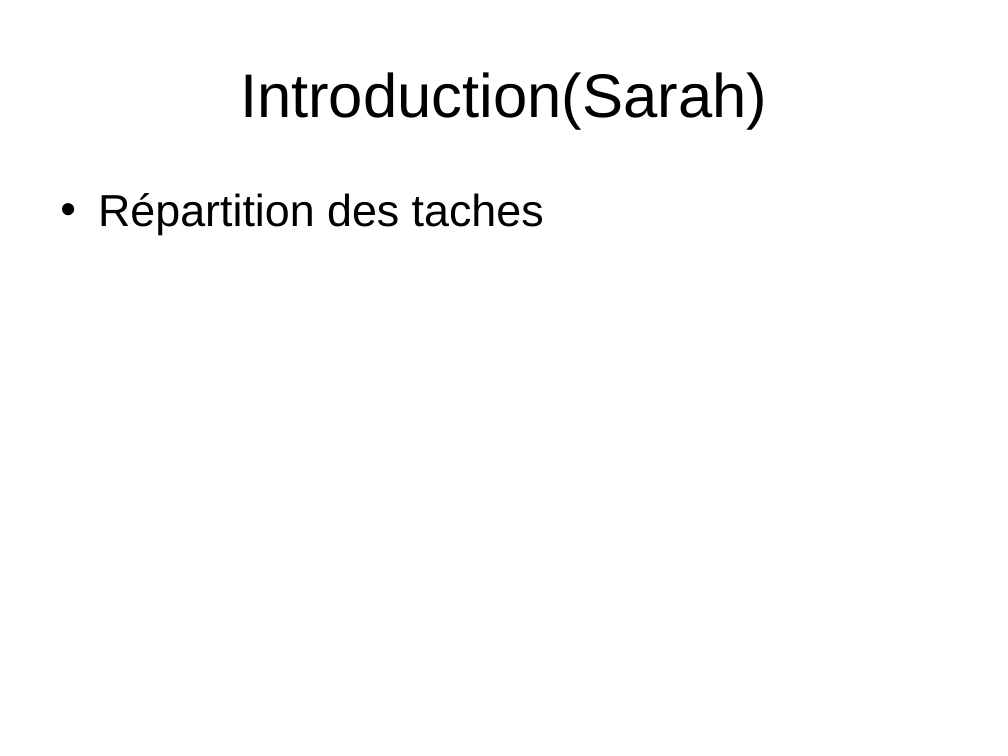
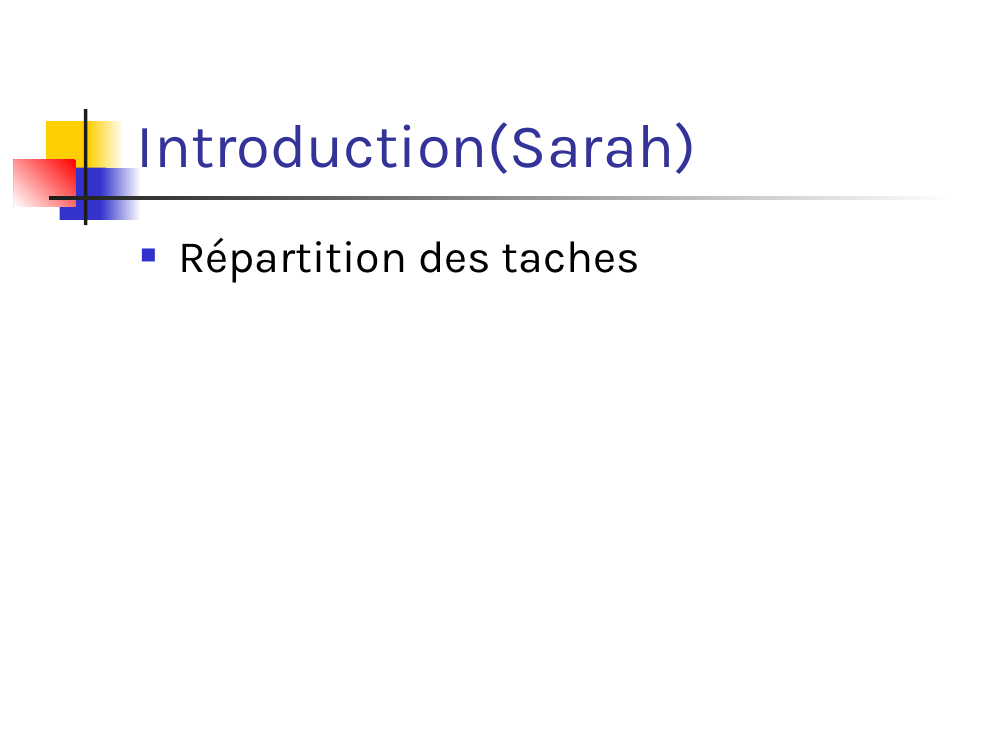
Before and after one commit to becharib/Calendar, a slide deck: slide 2 of Présentation/Soutenance projet.ppt. Drawn at 1008x756 pixels with LibreOffice and Linux fonts; fonts in the diff are those of the drawing. Boxes give left, top, right and bottom in pixels: in the first picture for what was removed or moved away, otherwise in the second. Text is boxed around its words. In the diff, an @@ line names an element or a change of style, - is before the commit and + after.

```diff
--- a/Présentation/Soutenance projet.ppt
+++ b/Présentation/Soutenance projet.ppt
@@ title "Introduction(Sarah)": place and size @@
-title "Introduction(Sarah)" at (240,72,767,129)
+title "Introduction(Sarah)" at (137,122,696,174)
@@ title "Introduction(Sarah)" at (137,122,696,174): font Arial to Karla, text colour #000000 to #333399; alignment centre to left; vertical alignment middle to bottom @@
@@ rectangle added at (84,109,87,225), fill #1C1C1C @@
@@ rectangle added at (46,121,95,173), fill #FFCF01 @@
@@ rectangle added at (89,121,125,173), fill gradient #FFFFFF to #FFCF01 @@
@@ rectangle added at (14,159,76,206), fill gradient #FF0000 to #FFFFFF @@
@@ rectangle added at (59,167,106,220), fill #3333CC @@
@@ rectangle added at (101,167,141,220), fill gradient #FFFFFF to #3333CC @@
@@ rectangle added at (48,197,956,200), fill gradient #FFFFFF to #1C1C1C @@
@@ text "Répartition des taches": place and size @@
-text "Répartition des taches" at (98,193,544,235)
+text "Répartition des taches" at (178,238,640,283)
@@ text "Répartition des taches" at (178,238,640,283): font Arial to Karla; bullet • to ■; bullet colour #000000 to #3333CC @@
```
Also in this commit, not shown: 4 other slides changed, 9 slides added.
